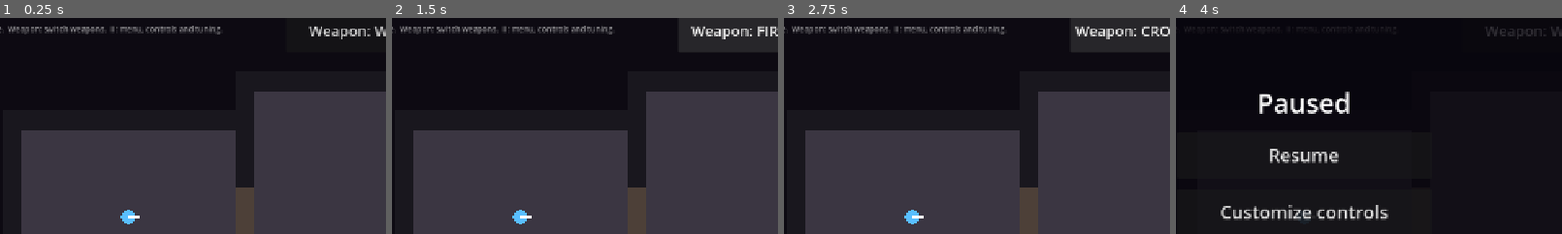
Above: before the commit, frames 1-4 (left to right).
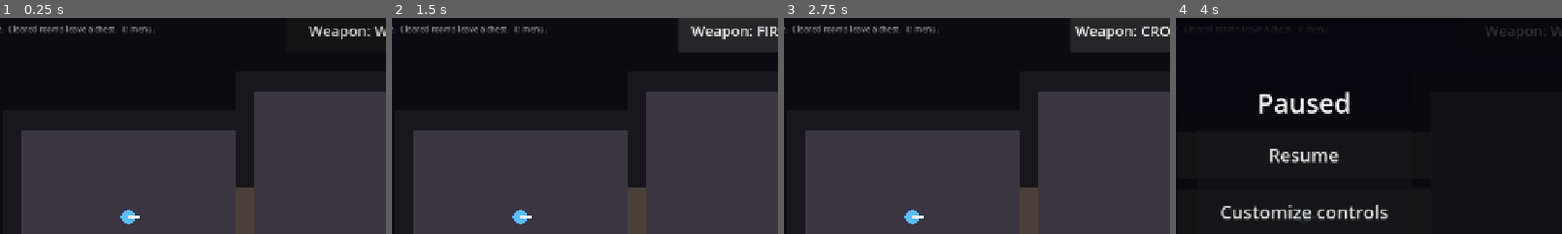
Above: after the commit, the same moments.

Repository: Zenb0t/toto
Game: Godot game, scene res://scenes/main.tscn
Two runs of this game, one before a commit and one after it. Both use one fixed random seed, a clock stepped at 60 frames per second and the inputs below.
Inputs:
- Up to frame 1 (0.25 s): no input
- Up to frame 2 (1.5 s): click "Weapon: WAND" at 0.5 s; click "Weapon: SWORD" at 1.25 s
- Up to frame 3 (2.75 s): click "Weapon: FIREBALL" at 2 s
- Up to frame 4 (4 s): click "Weapon: CROSSBOW" at 2.75 s; click "II" at 3.5 s
The pictures show only the part of the screen within x 33-83%, y 4-54%; the shares and areas given below are measured in that part.

The runs differ from the first frame. In frame 1, 0.9% of the frame differs, in the area x 2-58%, y 3-8%; in frame 2, 0.9%; in frame 3, 0.9%; in frame 4, less than 0.1%.

Commit message:
Loot: room chests, rare enemy drops, and a Take/Leave compare card
- Clearing a room leaves a chest at its centre; walking onto it opens it
  (it stays, open) and drops a random weapon other than the one held.
- Defeated enemies drop a weapon at a tunable chance (Tune > Loot, 10%).
- Standing on a drop shows a card with the weapon's name, a one-line
  description and what it replaces. Take swaps, leaving the old weapon on
  the floor; the card returns only after stepping off and on again.
- LootTable holds the rules as pure functions over a passed-in random
  generator; Chest and WeaponDrop (on a shared PickupArea) only notice the
  player; main.gd decides what drops and does the swap.
- Runs start with the Wand: the weapon switch stays as a testing aid but
  its choice is no longer saved.

Co-Authored-By: Claude Opus 5.5 <noreply@anthropic.com>
Claude-Session: https://claude.ai/code/session_015ZGKCCJdA1nx2f1Xhpqp12

Diff:
--- a/scenes/main.tscn
+++ b/scenes/main.tscn
@@ -1,10 +1,11 @@
-[gd_scene load_steps=6 format=3]
+[gd_scene load_steps=7 format=3]
 
 [ext_resource type="Script" path="res://scripts/main.gd" id="1"]
 [ext_resource type="PackedScene" path="res://scenes/ui/touch_controls.tscn" id="2"]
 [ext_resource type="PackedScene" path="res://scenes/ui/pause_menu.tscn" id="3"]
 [ext_resource type="PackedScene" path="res://scenes/ui/layout_editor.tscn" id="4"]
 [ext_resource type="PackedScene" path="res://scenes/ui/tuning_panel.tscn" id="5"]
+[ext_resource type="PackedScene" path="res://scenes/ui/loot_card.tscn" id="6"]
 
 [node name="Main" type="Node2D"]
 script = ExtResource("1")
@@ -25,7 +26,7 @@
 offset_right = 900.0
 offset_bottom = 66.0
 theme_override_font_sizes/font_size = 13
-text = "Left side: move.  Buttons: tap = auto-aim, drag = aim, release = fire.  Weapon: switch weapons.  II: menu, controls and tuning."
+text = "Left side: move.  Buttons: tap = auto-aim, drag = aim, release = fire.  Cleared rooms leave a chest.  II: menu."
 
 [node name="WeaponSwitch" type="Button" parent="Hud"]
 anchors_preset = 1
@@ -40,6 +41,8 @@
 theme_override_font_sizes/font_size = 24
 text = "Weapon: WAND"
 
+[node name="LootCard" parent="Hud" instance=ExtResource("6")]
+
 [node name="TouchControls" parent="." instance=ExtResource("2")]
 
 [node name="Overlay" type="CanvasLayer" parent="."]
--- /dev/null
+++ b/scenes/ui/loot_card.tscn
@@ -0,0 +1,85 @@
+[gd_scene load_steps=3 format=3]
+
+[ext_resource type="Script" path="res://scripts/ui/loot_card.gd" id="1"]
+
+[sub_resource type="StyleBoxFlat" id="1"]
+content_margin_left = 18.0
+content_margin_top = 14.0
+content_margin_right = 18.0
+content_margin_bottom = 16.0
+bg_color = Color(0.07, 0.06, 0.09, 0.92)
+border_width_left = 2
+border_width_top = 2
+border_width_right = 2
+border_width_bottom = 2
+border_color = Color(0.95, 0.75, 0.3, 0.8)
+corner_radius_top_left = 10
+corner_radius_top_right = 10
+corner_radius_bottom_right = 10
+corner_radius_bottom_left = 10
+
+[node name="LootCard" type="Control"]
+layout_mode = 3
+anchors_preset = 15
+anchor_right = 1.0
+anchor_bottom = 1.0
+grow_horizontal = 2
+grow_vertical = 2
+mouse_filter = 2
+script = ExtResource("1")
+
+[node name="Panel" type="PanelContainer" parent="."]
+layout_mode = 1
+anchors_preset = -1
+anchor_left = 0.75
+anchor_top = 0.15
+anchor_right = 0.75
+anchor_bottom = 0.15
+offset_left = -190.0
+offset_right = 190.0
+grow_horizontal = 2
+theme_override_styles/panel = SubResource("1")
+
+[node name="Rows" type="VBoxContainer" parent="Panel"]
+layout_mode = 2
+theme_override_constants/separation = 8
+
+[node name="FoundName" type="Label" parent="Panel/Rows"]
+layout_mode = 2
+theme_override_font_sizes/font_size = 30
+text = "Sword"
+horizontal_alignment = 1
+
+[node name="FoundDescription" type="Label" parent="Panel/Rows"]
+layout_mode = 2
+theme_override_font_sizes/font_size = 18
+text = "Description"
+horizontal_alignment = 1
+autowrap_mode = 3
+
+[node name="Replaces" type="Label" parent="Panel/Rows"]
+modulate = Color(1, 1, 1, 0.65)
+layout_mode = 2
+theme_override_font_sizes/font_size = 16
+text = "Replaces your Wand"
+horizontal_alignment = 1
+
+[node name="Buttons" type="HBoxContainer" parent="Panel/Rows"]
+layout_mode = 2
+theme_override_constants/separation = 16
+
+[node name="Take" type="Button" parent="Panel/Rows/Buttons"]
+custom_minimum_size = Vector2(0, 68)
+layout_mode = 2
+size_flags_horizontal = 3
+focus_mode = 0
+theme_override_font_sizes/font_size = 26
+text = "Take"
+
+[node name="Leave" type="Button" parent="Panel/Rows/Buttons"]
+custom_minimum_size = Vector2(0, 68)
+layout_mode = 2
+size_flags_horizontal = 3
+focus_mode = 0
+theme_override_font_sizes/font_size = 26
+text = "Leave"
--- /dev/null
+++ b/scripts/actors/chest.gd
@@ -0,0 +1,40 @@
+class_name Chest
+extends PickupArea
+## Appears when a room is cleared. Walking onto it opens it (once); what comes out is up to whoever listens.
+## An open chest stays on the floor, so the player can see which rooms they have already looted.
+
+signal opened
+
+const SIZE := Vector2(26, 20)
+const BOX_COLOR := Color(0.55, 0.35, 0.2)
+const BAND_COLOR := Color(0.95, 0.75, 0.3)
+const OPEN_INSIDE_COLOR := Color(0.12, 0.08, 0.06)
+
+var _open := false
+
+
+func _init() -> void:
+	super(SIZE.x / 2.0)
+	player_entered.connect(_on_player_entered)
+
+
+func is_open() -> bool:
+	return _open
+
+
+func _on_player_entered() -> void:
+	if _open:
+		return
+	_open = true
+	queue_redraw()
+	opened.emit()
+
+
+func _draw() -> void:
+	var box := Rect2(-SIZE / 2.0, SIZE)
+	draw_rect(box, BOX_COLOR)
+	if _open:
+		draw_rect(box.grow(-4.0), OPEN_INSIDE_COLOR)
+	else:
+		draw_rect(Rect2(box.position + Vector2(0, SIZE.y * 0.35), Vector2(SIZE.x, 3)), BAND_COLOR)
+	draw_rect(box, BAND_COLOR, false, 2.0)
--- /dev/null
+++ b/scripts/actors/pickup_area.gd
@@ -0,0 +1,34 @@
+class_name PickupArea
+extends Area2D
+## A spot on the floor that notices the player stepping on and off it. Walls and enemies don't touch it.
+
+signal player_entered
+signal player_exited
+
+## The player's physics layer (see player.tscn).
+const PLAYER_LAYER := 2
+
+var radius: float
+
+
+func _init(pickup_radius: float) -> void:
+	radius = pickup_radius
+	collision_layer = 0
+	collision_mask = 1 << (PLAYER_LAYER - 1)
+	var shape := CollisionShape2D.new()
+	var circle := CircleShape2D.new()
+	circle.radius = pickup_radius
+	shape.shape = circle
+	add_child(shape)
+	body_entered.connect(_on_body_entered)
+	body_exited.connect(_on_body_exited)
+
+
+func _on_body_entered(body: Node2D) -> void:
+	if body is Player:
+		player_entered.emit()
+
+
+func _on_body_exited(body: Node2D) -> void:
+	if body is Player:
+		player_exited.emit()
--- /dev/null
+++ b/scripts/actors/weapon_drop.gd
@@ -0,0 +1,27 @@
+class_name WeaponDrop
+extends PickupArea
+## A weapon lying on the floor, waiting for the player to take it or leave it.
+## It holds the weapon only to show and identify it; taking it is decided elsewhere.
+
+const PICKUP_RADIUS := 18.0
+const FONT_SIZE := 12
+const LABEL_OFFSET := Vector2(0, -24)
+
+var weapon: Weapon:
+	set(value):
+		weapon = value
+		queue_redraw()
+
+
+func _init(dropped: Weapon) -> void:
+	super(PICKUP_RADIUS)
+	weapon = dropped
+
+
+func _draw() -> void:
+	draw_circle(Vector2.ZERO, PICKUP_RADIUS, Color(weapon.color, 0.25))
+	draw_circle(Vector2.ZERO, PICKUP_RADIUS * 0.45, weapon.color)
+	var font := ThemeDB.fallback_font
+	var text_size := font.get_string_size(weapon.button_label, HORIZONTAL_ALIGNMENT_CENTER, -1, FONT_SIZE)
+	var baseline := LABEL_OFFSET - Vector2(text_size.x / 2.0, 0)
+	draw_string(font, baseline, weapon.button_label, HORIZONTAL_ALIGNMENT_LEFT, -1, FONT_SIZE, weapon.color)
--- a/scripts/dungeon/dungeon_map.gd
+++ b/scripts/dungeon/dungeon_map.gd
@@ -57,6 +57,30 @@
 	return cells
 
 
+func cells_of_room(room: int) -> Array[Vector2i]:
+	var cells: Array[Vector2i] = []
+	for cell: Vector2i in _room_by_cell:
+		if _room_by_cell[cell] == room:
+			cells.append(cell)
+	return cells
+
+
+## The room's cell closest to its middle, so things placed there are always on its floor
+## (even in a room that isn't a rectangle).
+func room_center(room: int) -> Vector2i:
+	var cells := cells_of_room(room)
+	assert(not cells.is_empty(), "room %d has no cells" % room)
+	var middle := Vector2.ZERO
+	for cell in cells:
+		middle += Vector2(cell)
+	middle /= cells.size()
+	var closest := cells[0]
+	for cell in cells:
+		if Vector2(cell).distance_squared_to(middle) < Vector2(closest).distance_squared_to(middle):
+			closest = cell
+	return closest
+
+
 func walkable_cells() -> Array[Vector2i]:
 	var cells: Array[Vector2i] = []
 	cells.assign(_room_by_cell.keys())
--- a/scripts/equipment/crossbow.gd
+++ b/scripts/equipment/crossbow.gd
@@ -12,6 +12,7 @@
 func _init() -> void:
 	id = "crossbow"
 	display_name = "Crossbow"
+	description = "A fan of bolts, strongest up close."
 	button_label = "CROSSBOW"
 	color = Color(0.55, 0.85, 0.4)
 	cooldown = 1.0
--- a/scripts/equipment/fireball.gd
+++ b/scripts/equipment/fireball.gd
@@ -14,6 +14,7 @@
 func _init() -> void:
 	id = "fireball"
 	display_name = "Fireball"
+	description = "Lobbed over walls; explodes where it lands. Mind the blast."
 	button_label = "FIREBALL"
 	color = Color(1, 0.45, 0.2)
 	cooldown = 1.4
--- a/scripts/equipment/sword.gd
+++ b/scripts/equipment/sword.gd
@@ -12,6 +12,7 @@
 func _init() -> void:
 	id = "sword"
 	display_name = "Sword"
+	description = "The blade sweeps an arc in front of you."
 	button_label = "SWORD"
 	color = Color(0.85, 0.88, 1.0)
 	cooldown = 0.6
--- a/scripts/equipment/wand.gd
+++ b/scripts/equipment/wand.gd
@@ -10,6 +10,7 @@
 func _init() -> void:
 	id = "wand"
 	display_name = "Wand"
+	description = "One magic bolt."
 	button_label = "WAND"
 	color = Color(1, 0.8, 0.3)
 	cooldown = 0.8
--- a/scripts/equipment/weapon.gd
+++ b/scripts/equipment/weapon.gd
@@ -10,6 +10,8 @@
 ## Stable identifier: used in saved settings and tuning keys, so never rename one.
 var id := ""
 var display_name := ""
+## One line shown when the weapon is found, so the player can compare it with what they hold.
+var description := ""
 var button_label := ""
 var color := Color.WHITE
 ## Seconds between attacks.
--- /dev/null
+++ b/scripts/loot/loot_table.gd
@@ -0,0 +1,19 @@
+class_name LootTable
+extends RefCounted
+## What loot drops. Pure: the caller passes the random number generator, so results can be reproduced.
+
+const DEFAULT_ENEMY_DROP_CHANCE := 0.1
+
+
+## A random weapon id from the candidates, never the one the player already holds (a duplicate
+## offers no choice). Falls back to the held one only when there is nothing else to offer.
+static func pick_weapon_id(candidates: Array[String], held_id: String, rng: RandomNumberGenerator) -> String:
+	var others := candidates.filter(func(id: String) -> bool: return id != held_id)
+	if others.is_empty():
+		return held_id
+	return others[rng.randi_range(0, others.size() - 1)]
+
+
+## True when a defeated enemy should drop a weapon. chance is 0..1.
+static func rolls_enemy_drop(chance: float, rng: RandomNumberGenerator) -> bool:
+	return rng.randf() < chance
--- a/scripts/main.gd
+++ b/scripts/main.gd
@@ -1,6 +1,6 @@
 extends Node2D
 ## Composition root: builds the test dungeon, spawns actors, routes touch intents to the player,
-## applies the room-lock rules, and connects the pause menu's settings screens.
+## applies the room-lock and loot rules, and connects the pause menu's settings screens.
 
 const PLAYER_SCENE := preload("res://scenes/player.tscn")
 const ENEMY_SCENE := preload("res://scenes/enemy.tscn")
@@ -15,11 +15,14 @@
 var _settings := GameSettings.new()
 var _layout: ControlLayout
 var _tuning: Tuning
-var _weapon_id: String
+var _weapon_id := GameTuning.DEFAULT_WEAPON_ID
+var _rng := RandomNumberGenerator.new()
+var _offered_drop: WeaponDrop  ## The dropped weapon the player is standing on, if any.
 
 @onready var _hud_layer: CanvasLayer = $Hud
 @onready var _hud: Label = $Hud/Status
 @onready var _weapon_switch: Button = $Hud/WeaponSwitch
+@onready var _loot_card: LootCard = $Hud/LootCard
 @onready var _touch_controls: TouchControls = $TouchControls
 @onready var _move_stick: TouchStick = $TouchControls/MoveStick
 @onready var _attack_button: AimButton = $TouchControls/AttackButton
@@ -37,7 +40,7 @@
 	_view.show_map(_map)
 	_tuning = _settings.load_tuning()
 	_layout = _settings.load_layout()
-	_weapon_id = _settings.load_weapon_id()
+	_rng.randomize()
 
 	_player = _spawn_player()
 	_spawn_enemies()
@@ -100,6 +103,8 @@
 			_player.preview_aim(direction, _player.utility.aim_shape()))
 	_weapon_switch.pressed.connect(_on_weapon_switch_pressed)
 	_utility_button.aim_released.connect(_on_utility_released)
+	_loot_card.take_pressed.connect(_on_take_pressed)
+	_loot_card.leave_pressed.connect(_close_offer)
 
 
 func _connect_menu() -> void:
@@ -174,12 +179,15 @@
 
 func _on_room_cleared(room: int) -> void:
 	_view.set_room_closed(room, false)
+	_spawn_chest(room)
 
 
 func _on_enemy_defeated(enemy: Enemy, room: int) -> void:
 	_enemies_by_room[room].erase(enemy)
 	_progress.record_defeat(room)
 	_refresh_hud()
+	if LootTable.rolls_enemy_drop(GameTuning.enemy_drop_chance(_tuning), _rng):
+		_spawn_drop(enemy.position)
 
 
 func _on_attack_fired(attacks: Array) -> void:
@@ -190,6 +198,59 @@
 			add_child(projectile)
 		elif attack is Slash:
 			add_child(SlashEffect.new(attack, _player))
+
+
+# --- Loot ----------------------------------------------------------------------------------------
+
+func _spawn_chest(room: int) -> void:
+	var chest := Chest.new()
+	chest.position = DungeonView.cell_center(_map.room_center(room))
+	chest.opened.connect(_spawn_drop.bind(chest.position))
+	_place_on_floor.call_deferred(chest)
+
+
+## Drops a random weapon other than the one the player holds.
+func _spawn_drop(at: Vector2) -> void:
+	var weapon_id := LootTable.pick_weapon_id(GameTuning.weapon_ids(), _weapon_id, _rng)
+	var drop := WeaponDrop.new(GameTuning.weapon(_tuning, weapon_id))
+	drop.position = at
+	drop.player_entered.connect(_offer.bind(drop))
+	drop.player_exited.connect(_on_drop_left.bind(drop))
+	_place_on_floor.call_deferred(drop)
+
+
+## Drawn above the map but below the actors. Loot appears from inside physics callbacks (a hit, a step),
+## where areas can't be added yet, so callers defer this.
+func _place_on_floor(node: Node2D) -> void:
+	add_child(node)
+	move_child(node, _view.get_index() + 1)
+
+
+func _offer(drop: WeaponDrop) -> void:
+	_offered_drop = drop
+	_loot_card.show_offer(drop.weapon, _player.weapon)
+
+
+func _on_drop_left(drop: WeaponDrop) -> void:
+	if drop == _offered_drop:
+		_close_offer()
+
+
+func _close_offer() -> void:
+	_offered_drop = null
+	_loot_card.hide()
+
+
+## Swap: the player takes the found weapon and leaves theirs on the floor in its place. The card only
+## comes back after stepping off and on again, so a swap can be undone but never happens by accident.
+func _on_take_pressed() -> void:
+	if _offered_drop == null:
+		return
+	var found_id := _offered_drop.weapon.id
+	_offered_drop.weapon = _player.weapon
+	_close_offer()
+	_weapon_id = found_id
+	_apply_tuning(_tuning)
 
 
 # --- Equipment and tuning ------------------------------------------------------------------------
@@ -214,6 +275,8 @@
 	_weapon_switch.text = "Weapon: %s" % weapon.button_label
 	_utility_button.label = utility.button_label
 	_utility_button.color = utility.color
+	if _offered_drop != null:
+		_loot_card.show_offer(_offered_drop.weapon, weapon)
 
 
 # --- Menu ----------------------------------------------------------------------------------------
@@ -231,11 +294,10 @@
 	_pause_menu.return_to_panel()
 
 
-## Testing aid: cycles through every weapon, keeping each one's own tuning.
+## Testing aid: cycles through every weapon, keeping each one's own tuning. Runs still start with the Wand.
 func _on_weapon_switch_pressed() -> void:
 	_weapon_id = GameTuning.next_weapon_id(_weapon_id)
 	_apply_tuning(_tuning)
-	_warn_if_failed(_settings.save_weapon_id(_weapon_id), "the weapon choice")
 
 
 func _on_tuning_requested() -> void:
--- a/scripts/settings/game_settings.gd
+++ b/scripts/settings/game_settings.gd
@@ -7,8 +7,6 @@
 const _LAYOUT_KEY := "layout"
 const _TUNING_SECTION := "tuning"
 const _TUNING_KEY := "values"
-const _LOADOUT_SECTION := "loadout"
-const _WEAPON_KEY := "weapon"
 
 var _store: SettingsStore
 
@@ -36,13 +34,3 @@
 
 func save_tuning(tuning: Tuning) -> Error:
 	return _store.save_section(_TUNING_SECTION, {_TUNING_KEY: tuning.to_dict()})
-
-
-## The weapon picked with the quick switch. Unknown or missing ids give the starter weapon.
-func load_weapon_id() -> String:
-	var saved: Variant = _store.load_section(_LOADOUT_SECTION).get(_WEAPON_KEY)
-	return saved if saved is String and saved in GameTuning.weapon_ids() else GameTuning.DEFAULT_WEAPON_ID
-
-
-func save_weapon_id(weapon_id: String) -> Error:
-	return _store.save_section(_LOADOUT_SECTION, {_WEAPON_KEY: weapon_id})
--- a/scripts/tuning/game_tuning.gd
+++ b/scripts/tuning/game_tuning.gd
@@ -9,6 +9,7 @@
 const ENEMY_MAX_HEALTH := "enemy.max_health"
 const CONTROLS_WEAPON_DEAD_ZONE := "controls.weapon_dead_zone"
 const CONTROLS_UTILITY_DEAD_ZONE := "controls.utility_dead_zone"
+const LOOT_ENEMY_DROP_CHANCE := "loot.enemy_drop_chance"
 const DEFAULT_WEAPON_ID := "wand"
 
 
@@ -48,6 +49,8 @@
 	params.append_array([
 		Tuning.Param.new(ENEMY_MOVE_SPEED, "Move speed", "Enemies", 20, 250, 5, Enemy.DEFAULT_MOVE_SPEED),
 		Tuning.Param.new(ENEMY_MAX_HEALTH, "Health", "Enemies", 1, 10, 1, Enemy.DEFAULT_MAX_HEALTH, true),
+		Tuning.Param.new(
+			LOOT_ENEMY_DROP_CHANCE, "Enemy drop chance", "Loot", 0, 1, 0.05, LootTable.DEFAULT_ENEMY_DROP_CHANCE),
 		Tuning.Param.new(
 			CONTROLS_WEAPON_DEAD_ZONE, "Weapon dead zone", "Controls", 0, 100, 2, AimButton.DEFAULT_DEAD_ZONE),
 		Tuning.Param.new(
@@ -94,6 +97,10 @@
 	return roundi(tuning.value(ENEMY_MAX_HEALTH))
 
 
+static func enemy_drop_chance(tuning: Tuning) -> float:
+	return tuning.value(LOOT_ENEMY_DROP_CHANCE)
+
+
 static func weapon_dead_zone(tuning: Tuning) -> float:
 	return tuning.value(CONTROLS_WEAPON_DEAD_ZONE)
 
--- /dev/null
+++ b/scripts/ui/loot_card.gd
@@ -0,0 +1,25 @@
+class_name LootCard
+extends Control
+## The quick compare shown while standing on a dropped weapon: what it is, what it replaces, Take or Leave.
+## It only reports the choice; the composition root does the swap.
+
+signal take_pressed
+signal leave_pressed
+
+@onready var _found_name: Label = $Panel/Rows/FoundName
+@onready var _found_description: Label = $Panel/Rows/FoundDescription
+@onready var _replaces: Label = $Panel/Rows/Replaces
+
+
+func _ready() -> void:
+	$Panel/Rows/Buttons/Take.pressed.connect(take_pressed.emit)
+	$Panel/Rows/Buttons/Leave.pressed.connect(leave_pressed.emit)
+	hide()
+
+
+func show_offer(found: Weapon, held: Weapon) -> void:
+	_found_name.text = found.display_name
+	_found_name.add_theme_color_override("font_color", found.color)
+	_found_description.text = found.description
+	_replaces.text = "Replaces your %s" % held.display_name
+	show()
--- /dev/null
+++ b/tests/integration/test_loot.gd
@@ -0,0 +1,110 @@
+extends GutTest
+
+const PLAYER_SCENE := preload("res://scenes/player.tscn")
+const ENEMY_SCENE := preload("res://scenes/enemy.tscn")
+const LOOT_CARD_SCENE := preload("res://scenes/ui/loot_card.tscn")
+const FAR_AWAY := Vector2(500, 0)
+
+
+func _spawn_player_at(position: Vector2) -> Player:
+	var player: Player = PLAYER_SCENE.instantiate()
+	player.position = position
+	add_child_autofree(player)
+	return player
+
+
+func _place(area: PickupArea) -> PickupArea:
+	add_child_autofree(area)
+	return area
+
+
+func test_walking_onto_a_chest_opens_it() -> void:
+	var chest: Chest = _place(Chest.new())
+	watch_signals(chest)
+
+	_spawn_player_at(Vector2.ZERO)
+	await wait_physics_frames(3)
+
+	assert_true(chest.is_open())
+	assert_signal_emitted(chest, "opened")
+
+
+func test_a_chest_stays_shut_while_the_player_is_elsewhere() -> void:
+	var chest: Chest = _place(Chest.new())
+	watch_signals(chest)
+
+	_spawn_player_at(FAR_AWAY)
+	await wait_physics_frames(3)
+
+	assert_false(chest.is_open())
+
+
+func test_an_enemy_cannot_open_a_chest() -> void:
+	var chest: Chest = _place(Chest.new())
+	watch_signals(chest)
+
+	var enemy: Enemy = ENEMY_SCENE.instantiate()
+	add_child_autofree(enemy)
+	await wait_physics_frames(3)
+
+	assert_false(chest.is_open())
+
+
+func test_a_chest_only_opens_once() -> void:
+	var chest: Chest = _place(Chest.new())
+	watch_signals(chest)
+	var player := _spawn_player_at(Vector2.ZERO)
+	await wait_physics_frames(3)
+
+	player.position = FAR_AWAY
+	await wait_physics_frames(3)
+	player.position = Vector2.ZERO
+	await wait_physics_frames(3)
+
+	assert_signal_emit_count(chest, "opened", 1)
+
+
+func test_a_dropped_weapon_notices_the_player_stepping_on_and_off() -> void:
+	var drop: WeaponDrop = _place(WeaponDrop.new(Sword.new()))
+	watch_signals(drop)
+	var player := _spawn_player_at(Vector2.ZERO)
+	await wait_physics_frames(3)
+
+	player.position = FAR_AWAY
+	await wait_physics_frames(3)
+
+	assert_signal_emitted(drop, "player_entered")
+	assert_signal_emitted(drop, "player_exited")
+
+
+func _loot_card() -> LootCard:
+	var card: LootCard = LOOT_CARD_SCENE.instantiate()
+	add_child_autofree(card)
+	return card
+
+
+func test_the_loot_card_is_hidden_until_something_is_offered() -> void:
+	assert_false(_loot_card().visible)
+
+
+func test_the_loot_card_compares_the_found_weapon_with_the_held_one() -> void:
+	var card := _loot_card()
+
+	card.show_offer(Fireball.new(), Wand.new())
+
+	assert_true(card.visible)
+	assert_eq(card.get_node("Panel/Rows/FoundName").text, "Fireball")
+	assert_eq(card.get_node("Panel/Rows/FoundDescription").text, Fireball.new().description)
+	assert_eq(card.get_node("Panel/Rows/Replaces").text, "Replaces your Wand")
+
+
+func test_the_loot_card_reports_take_and_leave() -> void:
+	var card := _loot_card()
+	card.show_offer(Sword.new(), Wand.new())
+	watch_signals(card)
+
+	card.get_node("Panel/Rows/Buttons/Take").pressed.emit()
+	card.get_node("Panel/Rows/Buttons/Leave").pressed.emit()
+
+	assert_signal_emitted(card, "take_pressed")
+	assert_signal_emitted(card, "leave_pressed")
--- a/tests/unit/test_dungeon_map_parser.gd
+++ b/tests/unit/test_dungeon_map_parser.gd
@@ -59,3 +59,28 @@
 
 	assert_false(map.is_clear_of_doors(Vector2i(2, 1)))
 	assert_true(map.is_clear_of_doors(Vector2i(1, 1)))
+
+
+func test_a_rooms_center_is_the_floor_cell_in_its_middle() -> void:
+	var map := _parser.parse("""
+#######
+#P....#
+#.....#
+#.....#
+#######
+""")
+
+	assert_eq(map.room_center(map.room_at(Vector2i(1, 1))), Vector2i(3, 2))
+
+
+func test_the_center_of_an_l_shaped_room_is_still_on_its_floor() -> void:
+	var map := _parser.parse("""
+######
+#...P#
+#.####
+#.####
+######
+""")
+	var room := map.room_at(Vector2i(1, 1))
+
+	assert_eq(map.room_at(map.room_center(room)), room)
--- a/tests/unit/test_game_settings.gd
+++ b/tests/unit/test_game_settings.gd
@@ -56,15 +56,3 @@
 	config.save(PATH)
 
 	assert_eq(_settings().load_layout().diameter_of(ControlLayout.ATTACK), 250.0)
-
-
-func test_the_picked_weapon_is_remembered() -> void:
-	_settings().save_weapon_id("fireball")
-
-	assert_eq(_settings().load_weapon_id(), "fireball")
-
-
-func test_a_saved_weapon_that_no_longer_exists_gives_the_starter_weapon() -> void:
-	_settings().save_weapon_id("banana")
-
-	assert_eq(_settings().load_weapon_id(), GameTuning.DEFAULT_WEAPON_ID)
--- /dev/null
+++ b/tests/unit/test_loot_table.gd
@@ -0,0 +1,55 @@
+extends GutTest
+
+const WEAPONS: Array[String] = ["wand", "sword", "fireball", "crossbow"]
+
+
+func _seeded(seed_value: int) -> RandomNumberGenerator:
+	var rng := RandomNumberGenerator.new()
+	rng.seed = seed_value
+	return rng
+
+
+func test_a_found_weapon_is_never_the_one_already_held() -> void:
+	var rng := _seeded(1)
+
+	for i in 200:
+		assert_ne(LootTable.pick_weapon_id(WEAPONS, "sword", rng), "sword")
+
+
+func test_every_other_weapon_can_be_found() -> void:
+	var rng := _seeded(2)
+	var found := {}
+
+	for i in 200:
+		found[LootTable.pick_weapon_id(WEAPONS, "wand", rng)] = true
+
+	assert_eq(found.size(), 3)
+	assert_does_not_have(found, "wand")
+
+
+func test_with_nothing_else_to_offer_the_held_weapon_is_found() -> void:
+	var only_wand: Array[String] = ["wand"]
+
+	assert_eq(LootTable.pick_weapon_id(only_wand, "wand", _seeded(3)), "wand")
+
+
+func test_the_same_seed_finds_the_same_weapons() -> void:
+	var first := _seeded(4)
+	var second := _seeded(4)
+
+	for i in 20:
+		assert_eq(LootTable.pick_weapon_id(WEAPONS, "wand", first), LootTable.pick_weapon_id(WEAPONS, "wand", second))
+
+
+func test_enemies_never_drop_loot_at_zero_chance() -> void:
+	var rng := _seeded(5)
+
+	for i in 200:
+		assert_false(LootTable.rolls_enemy_drop(0.0, rng))
+
+
+func test_enemies_always_drop_loot_at_full_chance() -> void:
+	var rng := _seeded(6)
+
+	for i in 200:
+		assert_true(LootTable.rolls_enemy_drop(1.0, rng))
Not shown, added: scripts/actors/chest.gd.uid
Not shown, added: scripts/actors/pickup_area.gd.uid
Not shown, added: scripts/actors/weapon_drop.gd.uid
Not shown, added: scripts/loot/loot_table.gd.uid
Not shown, added: scripts/ui/loot_card.gd.uid
Not shown, added: tests/integration/test_loot.gd.uid
Not shown, added: tests/unit/test_loot_table.gd.uid
Not shown, changed: docs/design.md
